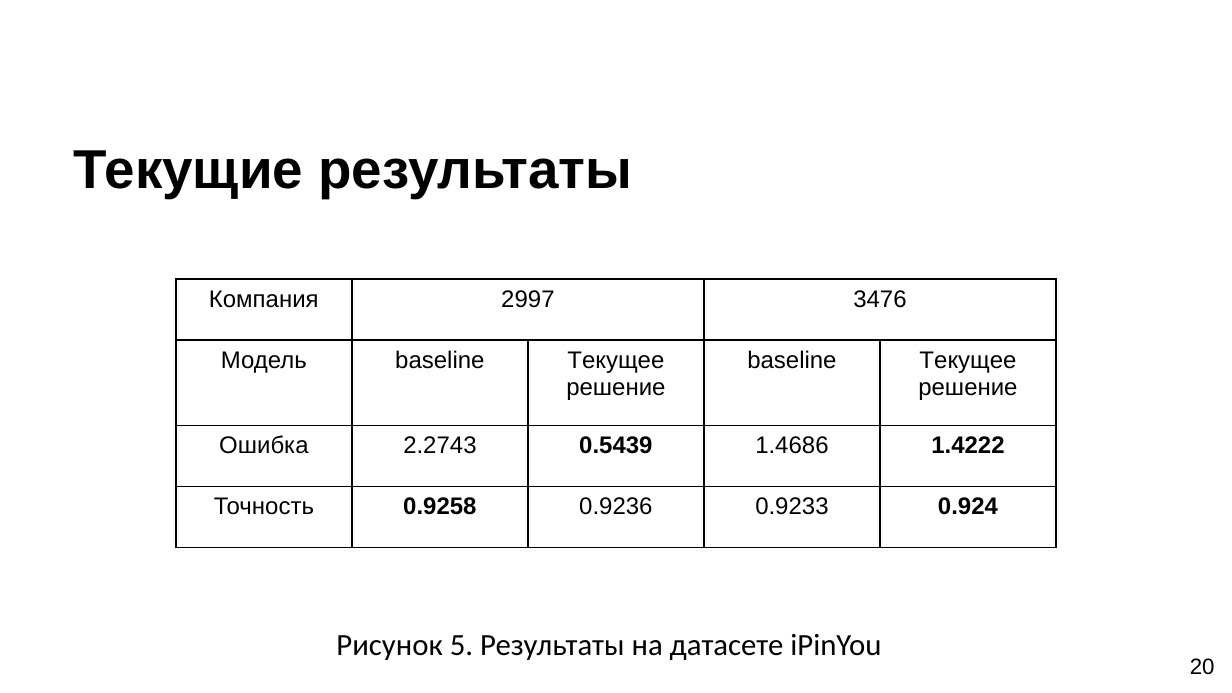
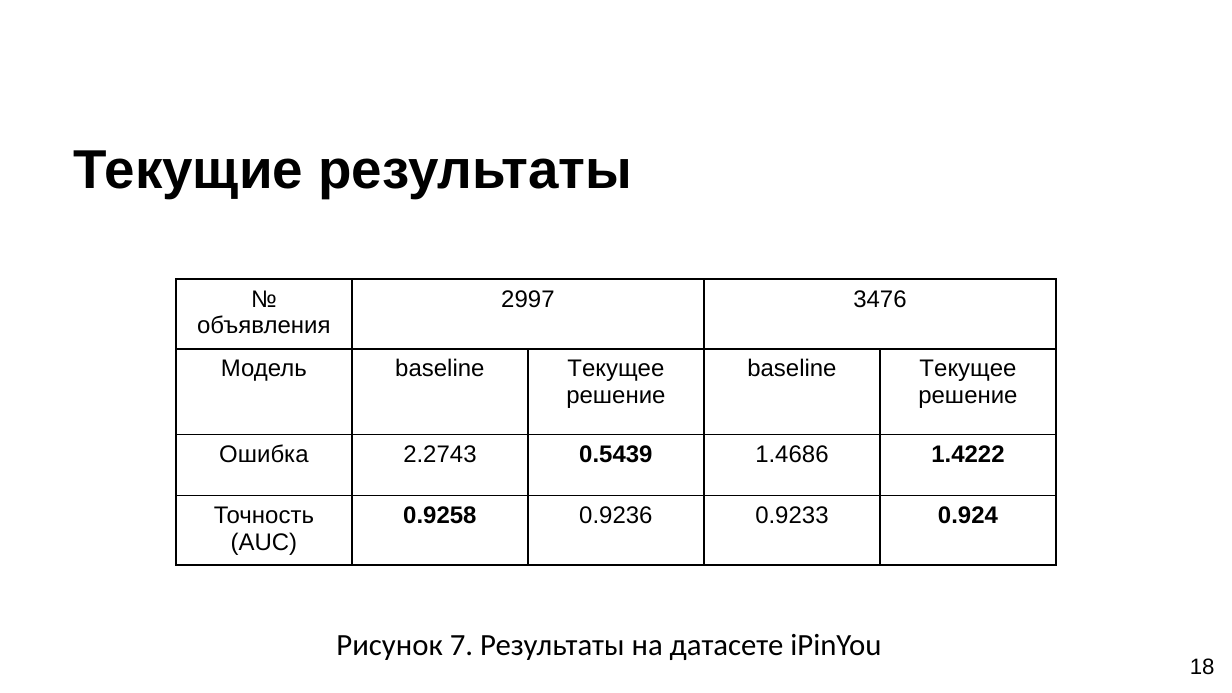
Before and after one commit to SerTelnov/landscape-forecasting, a slide deck: slide 18 of stuff/docs/2020-pps-forecasting.pptx (slide 20 before the commit). Drawn at 1232x693 pixels with LibreOffice and Linux fonts; fonts in the diff are those of the drawing; background and template pictures are left out. Boxes give left, top, right and bottom in pixels: in the first picture for what was removed or moved away, otherwise in the second. Text is boxed around its words. In the diff, an @@ line names an element or a change of style, - is before the commit and + after.

```diff
--- a/stuff/docs/2020-pps-forecasting.pptx
+++ b/stuff/docs/2020-pps-forecasting.pptx
@@ table at [176, 280, 1057, 565] @@
-row 1, column 1: Компания
+row 1, column 1: № объявления
-row 4, column 1: Точность
+row 4, column 1: Точность (AUC)
@@ text at [336, 634, 881, 660]: text changed @@
-Рисунок 5. Результаты на датасете iPinYou
+Рисунок 7. Результаты на датасете iPinYou
@@ page number at [1190, 658, 1215, 675]: text changed @@
-20
+18
```
Also in this commit, not shown: 9 other slides changed, 1 slide added, 3 slides removed, 6 other files.
